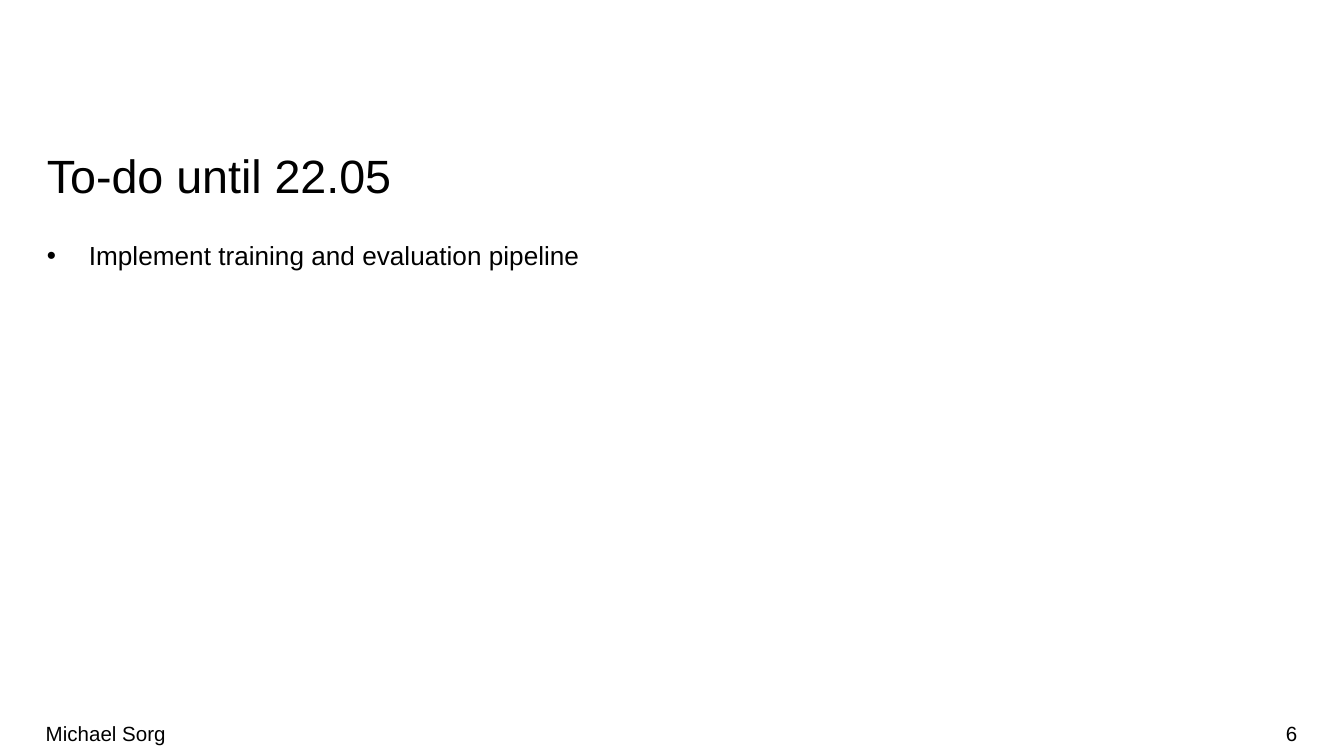
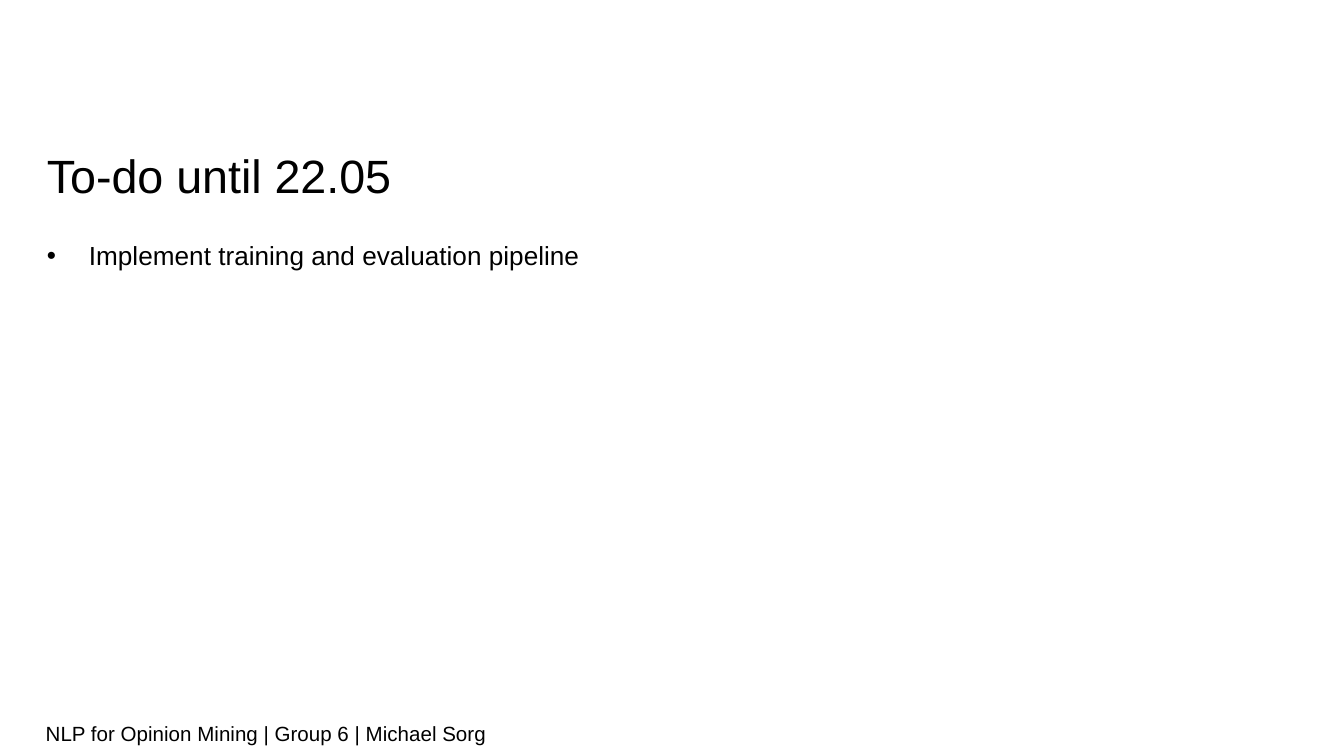
Before and after one commit to sorgmi/amazon_category_prediction, a slide deck: slide 6 of presentations/0508.pptx. Drawn at 1344x756 pixels with LibreOffice and Linux fonts; fonts in the diff are those of the drawing; background and template pictures are left out. Boxes give left, top, right and bottom in pixels: in the first picture for what was removed or moved away, otherwise in the second. Text is boxed around its words. In the diff, an @@ line names an element or a change of style, - is before the commit and + after.

```diff
--- a/presentations/0508.pptx
+++ b/presentations/0508.pptx
@@ text at box(46, 726, 485, 746): text changed @@
-Michael Sorg
+NLP for Opinion Mining | Group 6 | Michael Sorg
@@ page number removed at box(1286, 726, 1297, 742) @@
-6
```
Also in this commit, not shown: 5 other slides changed.
